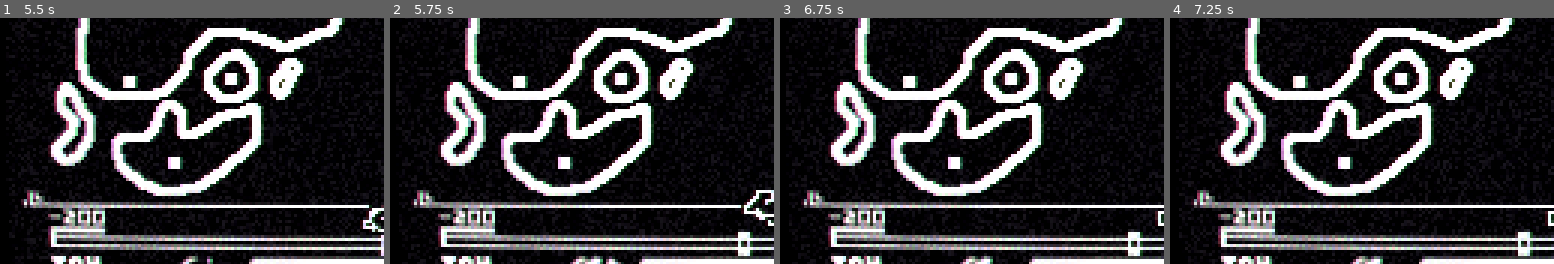
Above: before the commit, frames 1-4 (left to right).
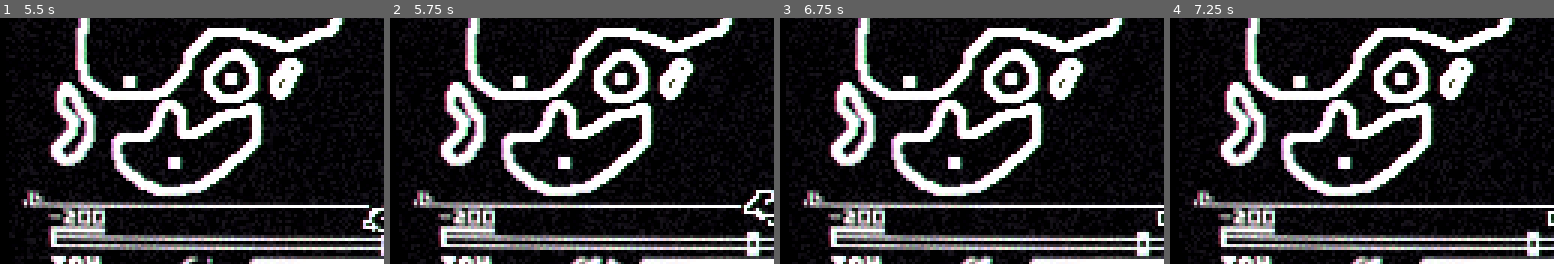
Above: after the commit, the same moments.

Repository: Tenseven-107/Operation_Fat_Eagle
Game: Godot game, scene res://Scenes/Main.tscn
Two runs of this game, one before a commit and one after it. Both use one fixed random seed, a clock stepped at 60 frames per second and the inputs below.
Inputs (mouse positions are % of the whole screen's width and height, from its top left):
- Up to frame 1 (5.5 s): click (50, 93) at 0.5 s; click (73, 93) at 1.25 s; click "OK" at 2 s; click (50, 93) at 2.75 s; click (73, 93) at 3.5 s; click "OK" at 4.25 s; click (50, 93) at 5 s
- Up to frame 2 (5.75 s): no input
- Up to frame 3 (6.75 s): click (73, 93) at 5.75 s; click "OK" at 6.5 s
- Up to frame 4 (7.25 s): no input
The pictures show only the part of the screen within x 0-50%, y 37-87%; the shares and areas given below are measured in that part.

Frame 1 is identical in both runs. In frame 2, 0.5% of the frame differs, in the area x 89-97%, y 85-97%; in frame 3, 0.5%; in frame 4, 0.6%.

Commit message:
Balancing

Diff:
--- a/Prefabs/FX/Overlay.tscn
+++ b/Prefabs/FX/Overlay.tscn
@@ -1,8 +1,10 @@
-[gd_scene load_steps=6 format=2]
+[gd_scene load_steps=9 format=2]
 
 [ext_resource path="res://Scripts/FX/PlayAnimation.gd" type="Script" id=1]
 [ext_resource path="res://FX/Shaders/CRT.tres" type="Material" id=2]
 [ext_resource path="res://Audio/SFX/Boots/Bootup-1.wav" type="AudioStream" id=3]
+[ext_resource path="res://Audio/SFX/Explosions/Bunker_explosion-1.wav" type="AudioStream" id=4]
+[ext_resource path="res://addons/randomAudioStreamPlayer/random_audio_stream_player.gd" type="Script" id=5]
 
 [sub_resource type="Animation" id=9]
 resource_name = "Bootup"
@@ -46,6 +48,9 @@
 } ]
 }
 
+[sub_resource type="Animation" id=11]
+resource_name = "Hit"
+
 [sub_resource type="Animation" id=10]
 length = 0.001
 tracks/0/type = "value"
@@ -85,8 +90,15 @@
 stream = ExtResource( 3 )
 bus = "SFX"
 
+[node name="Explosion" type="AudioStreamPlayer" parent="Control"]
+script = ExtResource( 5 )
+samples = [ ExtResource( 4 ) ]
+random_volume_range = 0.3
+random_pitch_range = 0
+
 [node name="Overlay_anims" type="AnimationPlayer" parent="Control"]
 anims/Bootup = SubResource( 9 )
+anims/Hit = SubResource( 11 )
 anims/RESET = SubResource( 10 )
 script = ExtResource( 1 )
 on_awake_anim = "Bootup"
--- a/Scripts/Utils/MoneyManager.gd
+++ b/Scripts/Utils/MoneyManager.gd
@@ -7,7 +7,7 @@
 export (int) var max_money: int = 200
 
 var tax_timer: Timer
-export (int) var tax_money: int = 20
+export (int) var tax_money: int = 15
 export (float) var tax_time: float = 5.5
 
 
Not shown, added: Audio/SFX/Explosions/Bunker_explosion-1.wav.import
Not shown, added: Audio/SFX/Explosions/Bunker_explosion-1.wav
